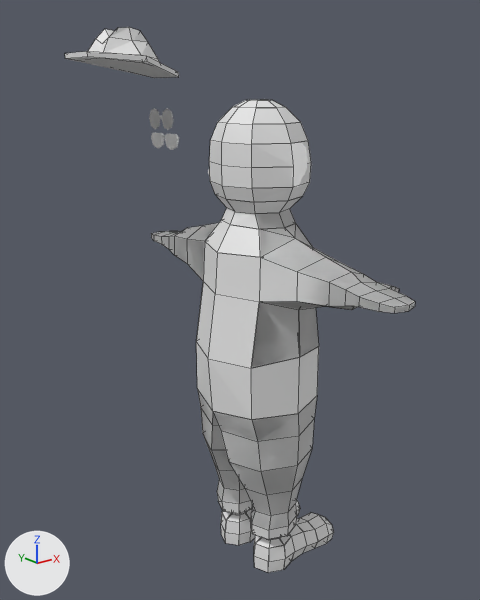
An edit to the Blender file meshes/Guard1.blend, drawn before and after from the same camera.
Rendered twice from a camera (50 mm lens) standing at (-7.23, -8.54, 4.35) and looking at (0.34, 0.91, 0.57). Every picture has the same lights, and +X, +Y and +Z are marked at lower left. Mesh edges are drawn as thin lines on the coarser meshes.

The first picture shows 'Ears', 'Hat', 'Human'.
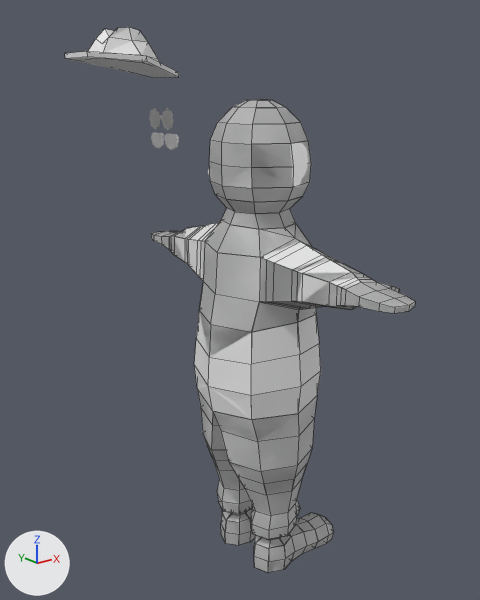
Commit message: Guard Fix + Additions

What the commit changed:
me_cylinder_002 is used by ob_human; location (0.0, 0.0, 0.0).
me_cylinder_002 had 902 vertices, 936 faces and spanned x -1.09..1.48, y -3.21..3.21, z -4.32..4.23.
me_cylinder_002 now has 1898 vertices, 1992 faces and spans x -1.09..1.48, y -3.21..3.21, z -4.32..4.23.
me_cylinder_002 part 1: 12 vertices moved from x -0.78..0.78, y -1.11..1.11, z 0.03..0.13 to x -0.73..0.73, y -1.04..1.04, z 0.63..0.73; 2 vertices removed from x -1.09..1.09, y 0.0, z 0.03; 998 vertices added at x -1.09..1.48, y -3.21..3.21, z -4.32..4.22.

What differs and where, as boxes [x1, y1, x2, y2] in the pictures (480 x 600 px):
part 1 of me_cylinder_002, built on
    before: [196, 282, 319, 414]
    after: [166, 100, 374, 573]
